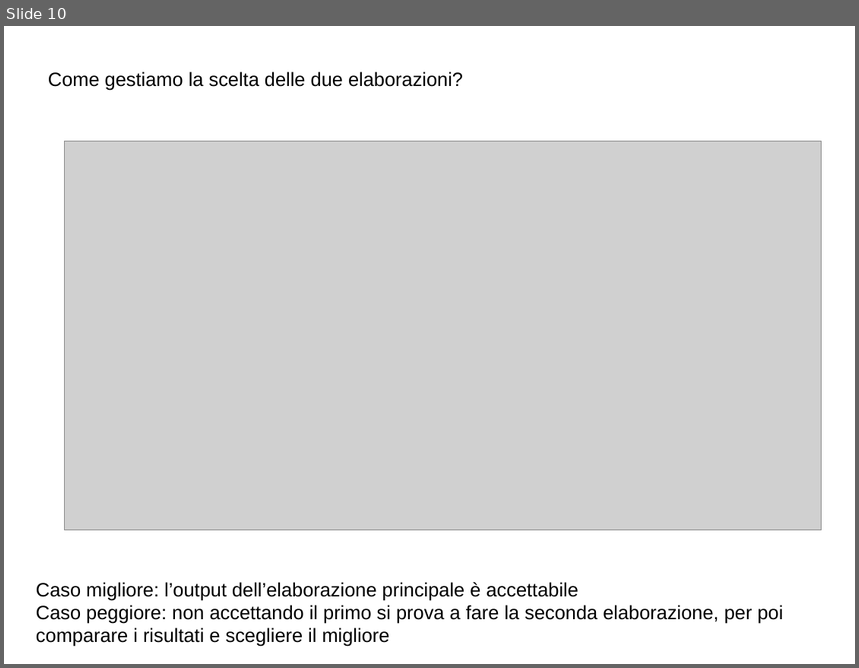
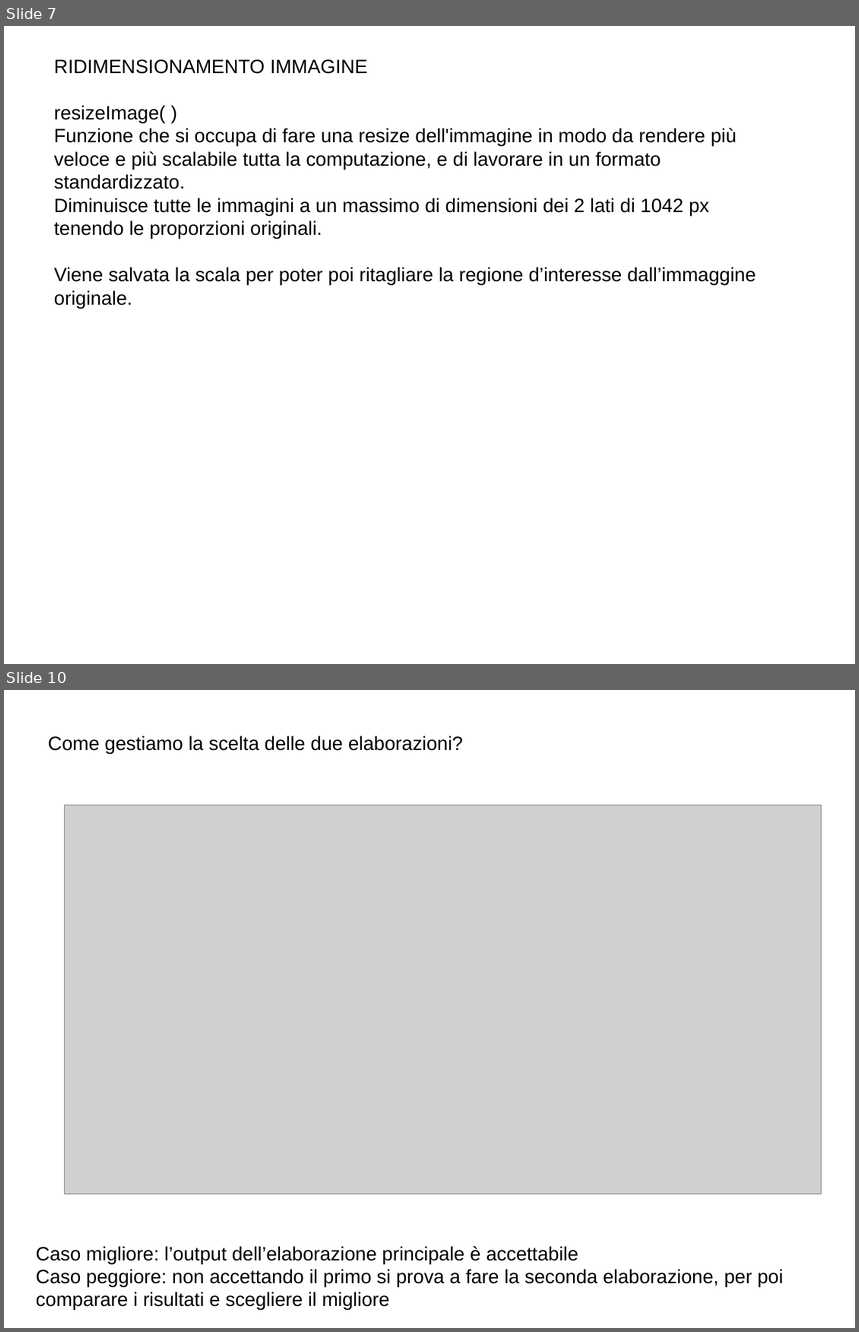
Before and after one commit to pietroparini2/chessProject, a slide deck: relazioneProgettoEI/presentazione.odp. Shown one above the other, each under a label of ours: slide 10 before the commit, slides 7 and 10 after it; the slides between them are not shown. The pictures are 859x668 and 859x1332 pixels, drawn with LibreOffice and Linux fonts; fonts in the diff are those of the drawing; grey boxes stand for pictures. Boxes give left, top, right and bottom in pixels: in the first picture for what was removed or moved away, otherwise in the second. Text is boxed around its words. In the diff, an @@ line names an element or a change of style, - is before the commit and + after.

```diff
--- a/relazioneProgettoEI/presentazione.odp
+++ b/relazioneProgettoEI/presentazione.odp
@@ slide 7 added at [4, 26, 855, 664], background #FFFFFF @@
@@ text added at [54, 59, 756, 309], 18 pt, text #000000 @@
+RIDIMENSIONAMENTO IMMAGINE
+resizeImage( )
+Funzione che si occupa di fare una resize dell'immagine in modo da rendere più veloce e più scalabile tutta la computazione, e di lavorare in un formato standardizzato.
+Diminuisce tutte le immagini a un massimo di dimensioni dei 2 lati di 1042 px tenendo le proporzioni originali.
+Viene salvata la scala per poter poi ritagliare la regione d’interesse dall’immaggine originale.
```
Also in this commit, not shown: 6 slides changed, 1 other slide added, 3 slides removed, 6 other files.
